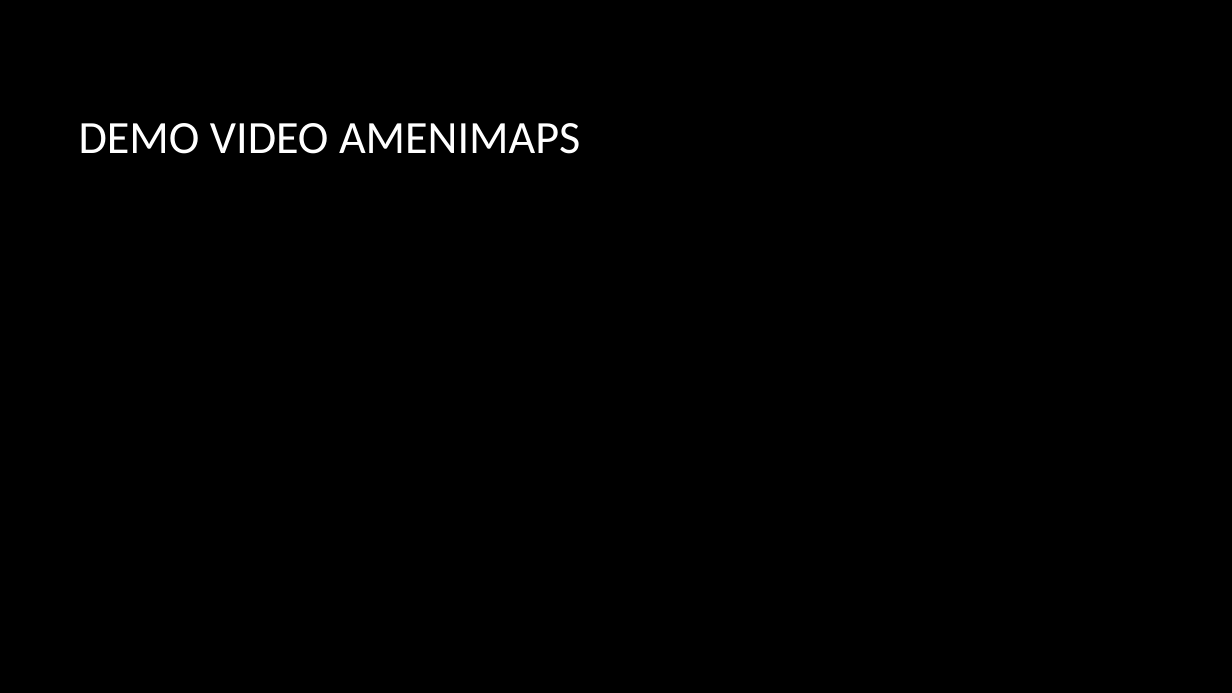
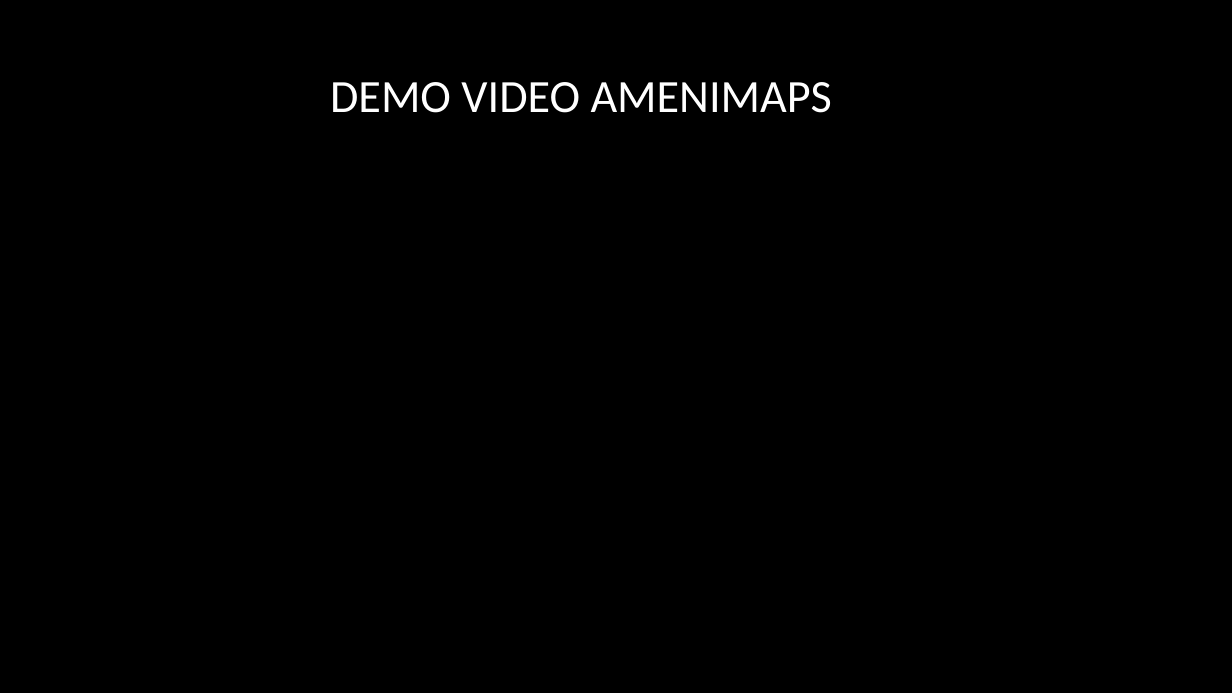
Before and after one commit to regfarad/mapsLibrary, a slide deck: slide 9 of PWP Presentation 1/Présentation_modifier.pptx. Drawn at 1232x693 pixels with LibreOffice and Linux fonts; fonts in the diff are those of the drawing; background and template pictures are left out. Boxes give left, top, right and bottom in pixels: in the first picture for what was removed or moved away, otherwise in the second. Text is boxed around its words. In the diff, an @@ line names an element or a change of style, - is before the commit and + after.

```diff
--- a/PWP Presentation 1/Présentation_modifier.pptx
+++ b/PWP Presentation 1/Présentation_modifier.pptx
@@ title "DEMO VIDEO AMENIMAPS": place and size @@
-title "DEMO VIDEO AMENIMAPS" at [79, 123, 580, 154]
+title "DEMO VIDEO AMENIMAPS" at [330, 82, 832, 113]
@@ title "DEMO VIDEO AMENIMAPS" at [330, 82, 832, 113]: alignment left to centre @@
```
Also in this commit, not shown: 6 other slides changed, 2 other files.
